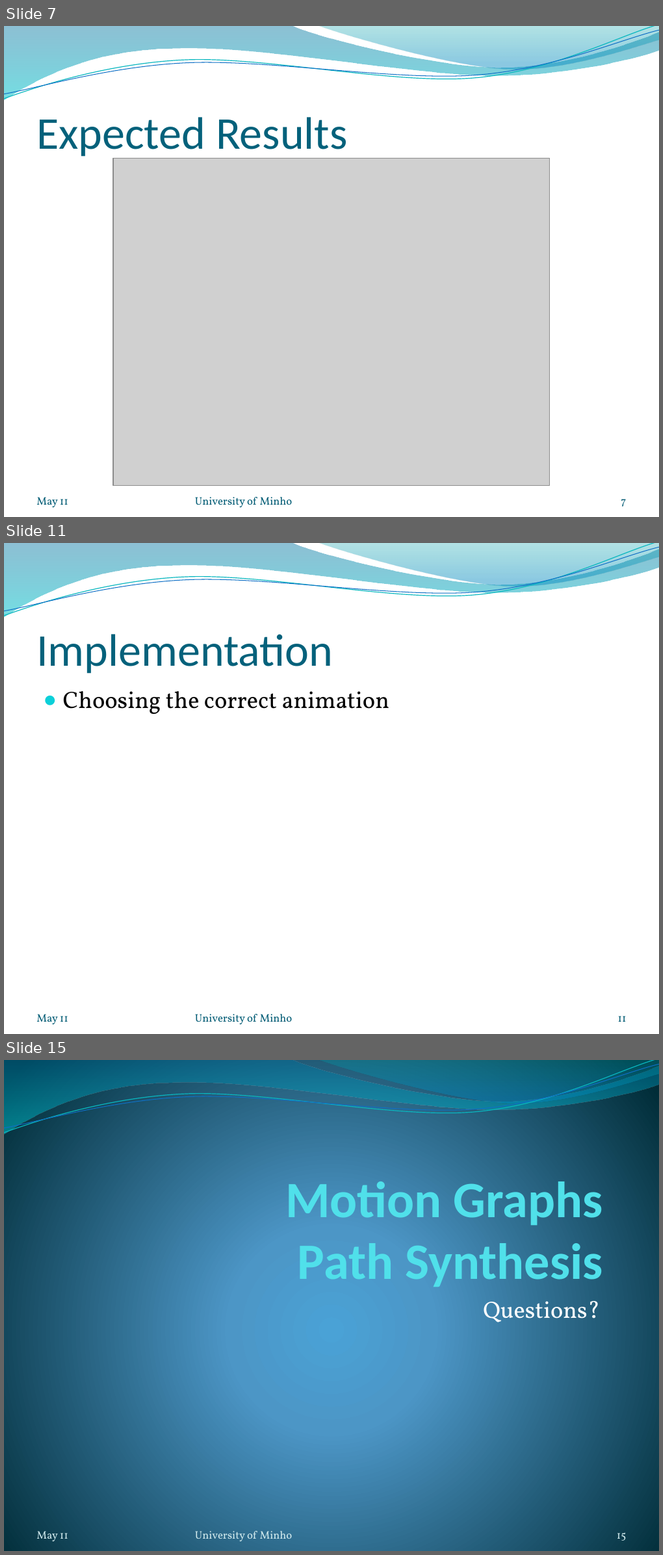
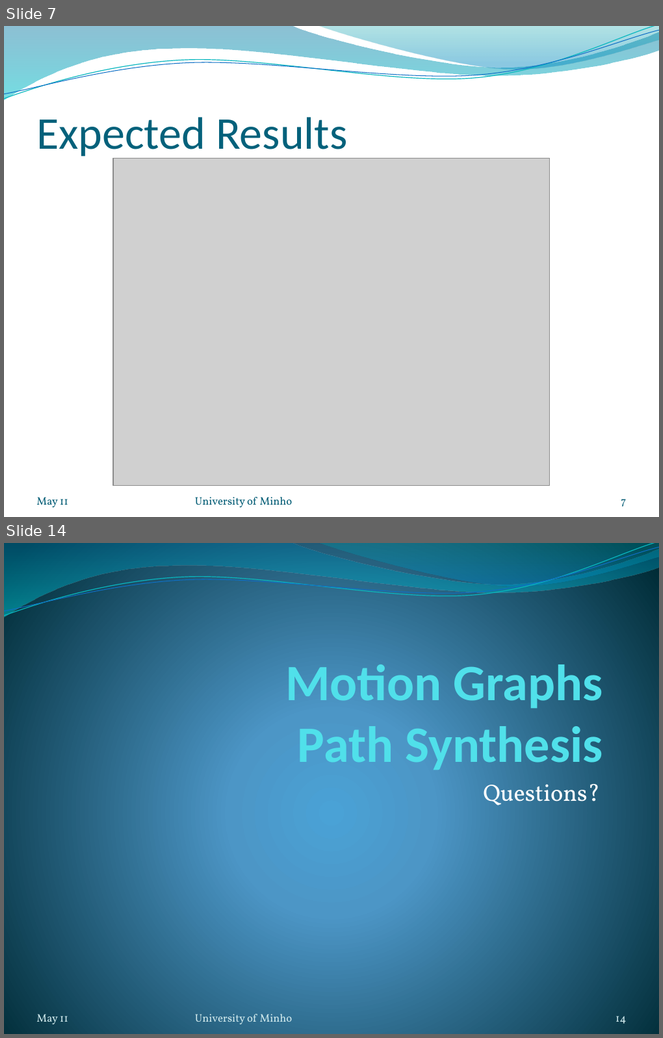
Before and after one commit to nunosilva800/Motion-Graphs, a slide deck: relatorio/motion_graphs_presentation.pptx. Shown one above the other, each under a label of ours: slides 7, 11 and 15 before the commit, slides 7 and 14 after it; the slides between them are not shown. The pictures are 663x1555 and 663x1038 pixels, drawn with LibreOffice and Linux fonts; fonts in the diff are those of the drawing; grey boxes stand for pictures; background and template pictures are left out. Boxes give left, top, right and bottom in pixels: in the first picture for what was removed or moved away, otherwise in the second. Text is boxed around its words. In the diff, an @@ line names an element or a change of style, - is before the commit and + after.

```diff
--- a/relatorio/motion_graphs_presentation.pptx
+++ b/relatorio/motion_graphs_presentation.pptx
@@ slide 11 removed at [4,543,659,1034], background picture (left out); not listed: 4 template elements that a slide beside it also shows @@
@@ title removed at [36,634,333,674] @@
-Implementation
@@ text removed at [63,691,389,714] @@
-● Choosing the correct animation
@@ text removed at [36,1014,68,1025] @@
-May 11
@@ text removed at [195,1014,293,1025] @@
-University of Minho
@@ page number removed at [618,1016,627,1022] @@
-11
@@ what was slide 15 is now slide 14 @@
@@ page number at [616,1016,627,1024]: text changed @@
-15
+14
```
Also in this commit, not shown: 7 slides changed.
